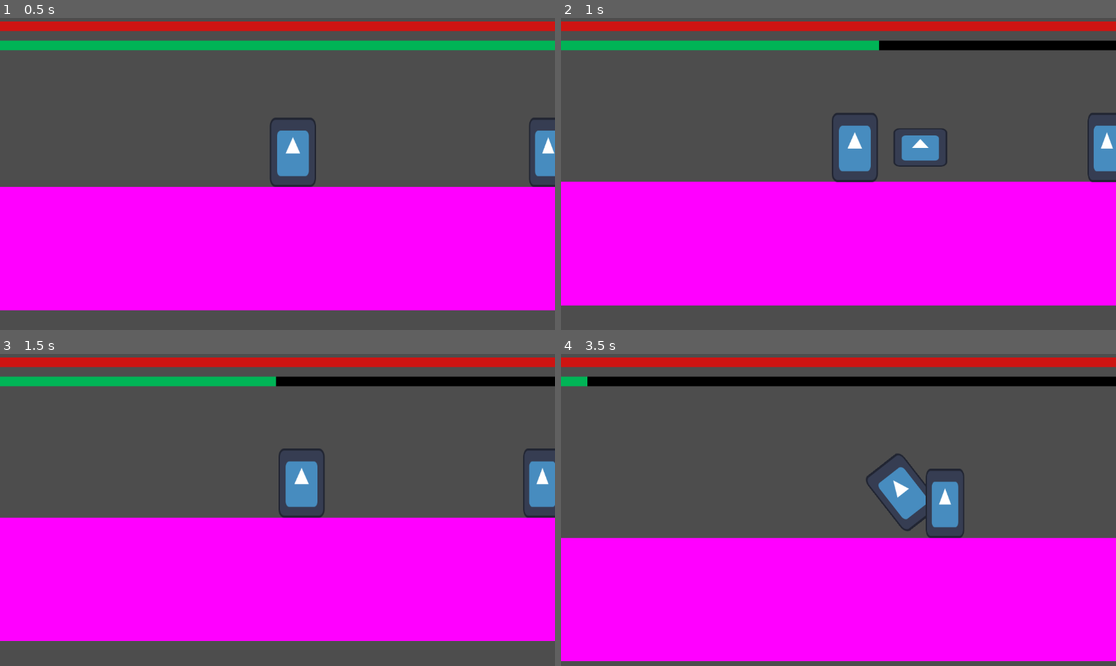
Above: before the commit, frames 1-4 (two rows, left to right).
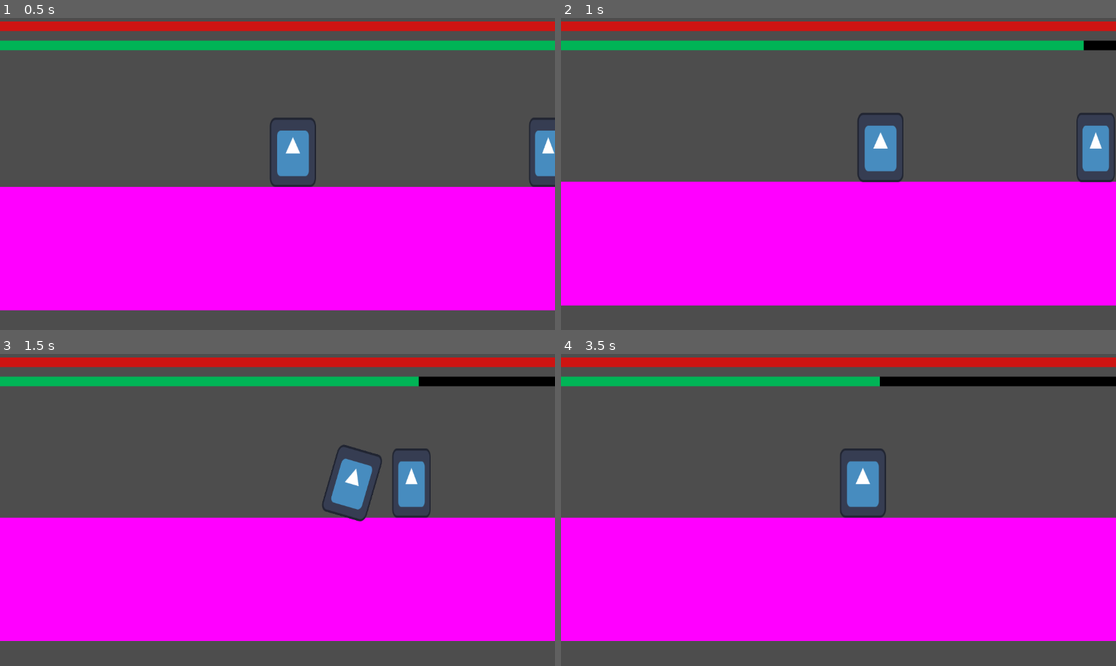
Above: after the commit, the same moments.

Repository: CodeScratcher/soulslike
Game: Godot game, scene res://Levels/test_scene.tscn
Two runs of this game, one before a commit and one after it. Both use one fixed random seed, a clock stepped at 60 frames per second and the inputs below. The engine's default icon, where the game draws it, is replaced by a stand-in: a white triangle on a blue panel in a dark square.
Inputs (mouse positions are in pixels of both pictures, inside the frame that each line leads up to):
- Up to frame 1 (0.5 s): no input
- Up to frame 2 (1 s): move the mouse to (960, 158) at 0.52 s; press the mouse at (960, 158) at 0.53 s; hold D (right) from 0.53 s (still down); tap W (jump) at 0.77 s; tap Space (roll) at 0.8 s
- Up to frame 3 (1.5 s): keep holding D (right); move the mouse to (166, 525) at 1.27 s; release the mouse at (166, 525) at 1.28 s; tap Space (roll) at 1.35 s
- Up to frame 4 (3.5 s): tap W (jump) at 1.52, 3.02 s; click (727, 525) at 1.55 s; move the mouse to (894, 441) at 2.02 s; release D (right) at 2.03 s; press the mouse at (894, 441) at 2.03 s; hold A (left) 2.03-2.78 s; tap Space (roll) at 2.3, 2.85 s; move the mouse to (810, 572) at 2.77 s; release the mouse at (810, 572) at 2.78 s; hold D (right) from 2.78 s (still down); click (810, 572) at 3.05 s

Frame 1 is identical in both runs. In frame 2, 4.2% of the frame differs, in the area x 48-100%, y 7-53%; in frame 3, 4.8%; in frame 4, 18%, in the area x 0-100%, y 7-99%.

Commit message:
Made stamina regen a little more fluid

Diff:
--- a/Scripts/Player.gd
+++ b/Scripts/Player.gd
@@ -7,6 +7,7 @@
 @export var DECEL = 150.0
 @export var JUMP_VARIETY = 4
 @export var ROLL_SPEED = 400.0
+@export var STAMINA_REGEN = 25.0
 # Get the gravity from the project settings to be synced with RigidBody nodes.
 var gravity = ProjectSettings.get_setting("physics/2d/default_gravity")
 
@@ -18,11 +19,11 @@
 var MAX_HP = 100
 var MAX_STAMINA = 100
 
-var hp = 100
-var stamina = 100
+var hp = MAX_HP
+var stamina = MAX_STAMINA
 
 func _physics_process(delta):
-	var in_roll = $AnimationPlayer.current_animation == "roll"
+	var in_roll = $AnimationPlayer.current_animation == "roll" or $AnimationPlayer.current_animation == "roll_left"
 	var in_attack = $AnimationPlayer.current_animation == "attack"
 	var neutral = (not in_roll) and (not in_attack)
 	# Add the gravity.
@@ -64,18 +65,19 @@
 
 	move_and_slide()
 
-	if Input.is_action_pressed("roll") and velocity.x != 0 and is_on_floor() and neutral and stamina >= 25:
+	if Input.is_action_just_pressed("roll") and velocity.x != 0 and is_on_floor() and neutral and stamina >= 25:
 		if velocity.x > 0:
 			$AnimationPlayer.play("roll")
 		else:
 			$AnimationPlayer.play("roll_left")
 		stamina -= 25
 
-	if Input.is_action_pressed("light") and neutral and stamina >= 10:
+	if Input.is_action_just_pressed("light") and neutral and stamina >= 10:
 		$AnimationPlayer.play("attack")
 		stamina -= 10
 
-	stamina += 5 * delta
+	if neutral:
+		stamina += STAMINA_REGEN * delta
 
 	stamina = clamp(stamina, 0, 100)
 
Not shown: 1 places in Levels/test_scene.tscn that only renumber resources
Not shown: 1 places in Objects/Player.tscn that only renumber resources
Not shown: 1 places in Objects/test_enemy.tscn that only renumber resources
